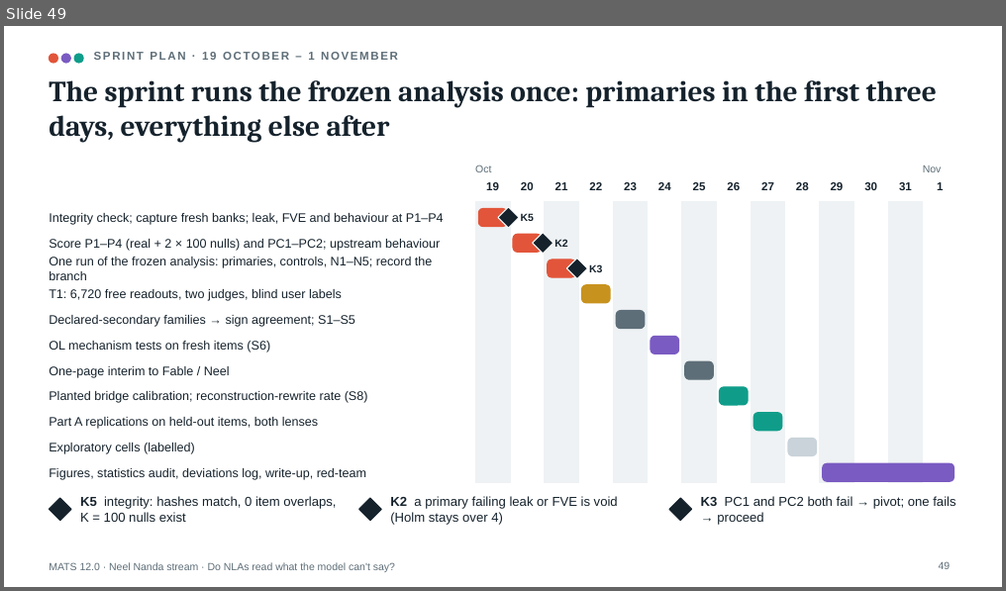
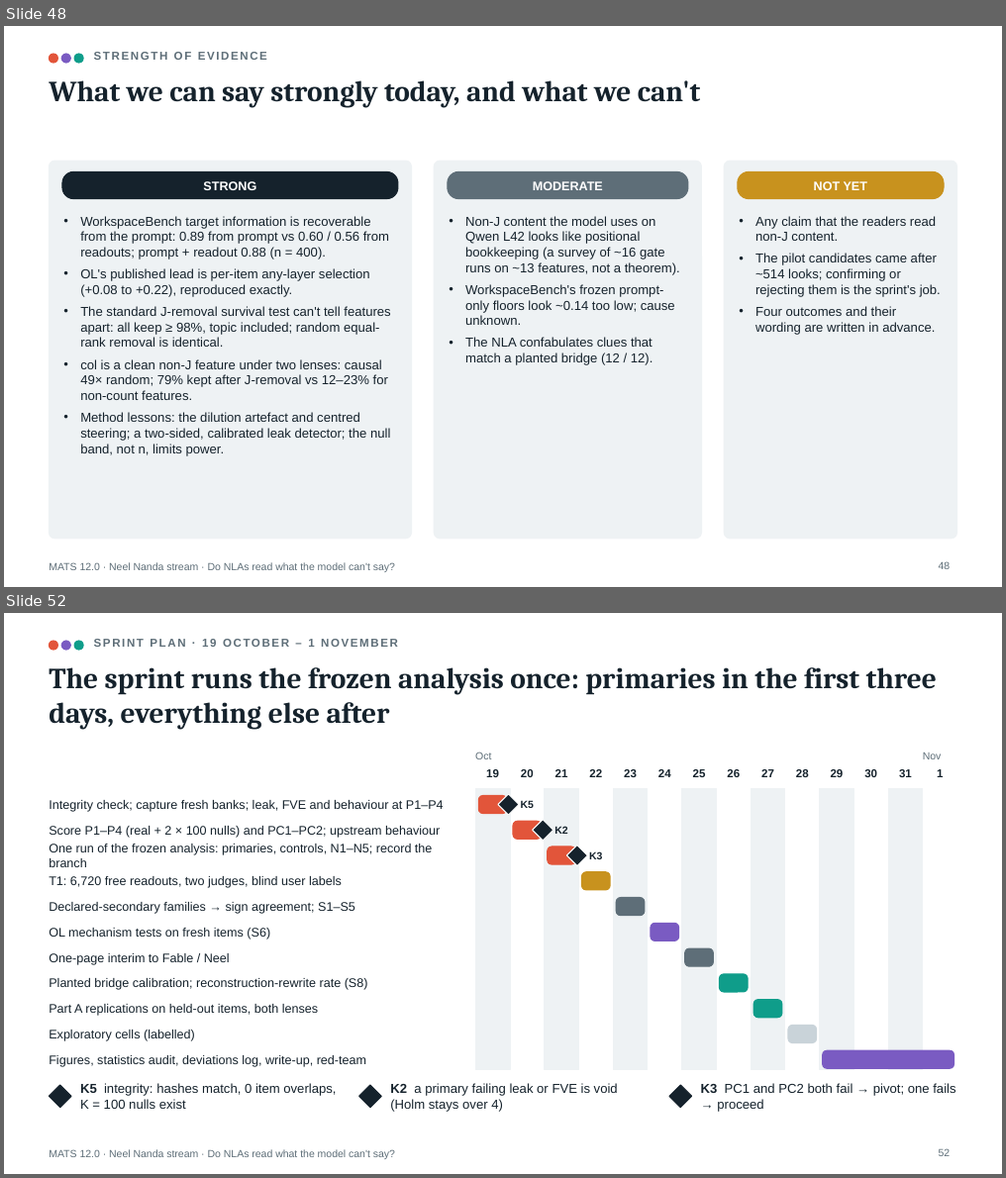
Before and after one commit to Jarus77/mats-nla-workspace, a slide deck: deck/mats_nla_workspace.pptx. Shown one above the other, each under a label of ours: slide 49 before the commit, slides 48 and 52 after it; the slides between them are not shown. The pictures are 1006x591 and 1006x1178 pixels, drawn with LibreOffice and Linux fonts; fonts in the diff are those of the drawing. Boxes give left, top, right and bottom in pixels: in the first picture for what was removed or moved away, otherwise in the second. Text is boxed around its words. In the diff, an @@ line names an element or a change of style, - is before the commit and + after.

Commit message:
feat: deck v5 (60 slides; exp 09 result, why-not-diagnostic slide, claim-tier slide, rev 4.2)

```diff
--- a/deck/mats_nla_workspace.pptx
+++ b/deck/mats_nla_workspace.pptx
@@ slide 48 added at bbox=[4, 26, 1002, 587], background #FFFFFF; not listed: 1 template element that a slide beside it also shows @@
@@ ellipse added at bbox=[49, 54, 57, 63], fill #E2553A, outline #E2553A 1 pt @@
@@ ellipse added at bbox=[61, 54, 70, 63], fill #7A5BC2, outline #7A5BC2 1 pt @@
@@ ellipse added at bbox=[74, 54, 83, 63], fill #0F9D8A, outline #0F9D8A 1 pt @@
@@ text added at bbox=[94, 52, 267, 60], 11 pt, text #5E6E78, bold @@
+STRENGTH OF EVIDENCE
@@ title added at bbox=[49, 80, 701, 107], 28 pt, text #15222C, bold @@
+What we can say strongly today, and what we can't
@@ rounded rectangle added at bbox=[49, 161, 411, 539], fill #EEF2F4, outline #EEF2F4 1 pt @@
@@ rounded rectangle added at bbox=[62, 172, 398, 199], fill #15222C, outline #15222C 1 pt @@
@@ rounded rectangle added at bbox=[434, 161, 702, 539], fill #EEF2F4, outline #EEF2F4 1 pt @@
@@ rounded rectangle added at bbox=[448, 172, 688, 199], fill #5E6E78, outline #5E6E78 1 pt @@
@@ rounded rectangle added at bbox=[724, 161, 957, 539], fill #EEF2F4, outline #EEF2F4 1 pt @@
@@ rounded rectangle added at bbox=[738, 172, 944, 199], fill #C8921E, outline #C8921E 1 pt @@
@@ text added at bbox=[203, 181, 256, 190], 12 pt, text #FFFFFF, bold @@
+STRONG
@@ text added at bbox=[533, 181, 603, 190], 12 pt, text #FFFFFF, bold @@
+MODERATE
@@ text added at bbox=[814, 181, 867, 190], 12 pt, text #FFFFFF, bold @@
+NOT YET
@@ text added at bbox=[80, 216, 390, 457], 12.5 pt, text #15222C @@
+• WorkspaceBench target information is recoverable from the prompt: 0.89 from prompt vs 0.60 / 0.56 from readouts; prompt + readout 0.88 (n = 400).
+• OL's published lead is per-item any-layer selection (+0.08 to +0.22), reproduced exactly.
+• The standard J-removal survival test can't tell features apart: all keep ≥ 98%, topic included; random equal-rank removal is identical.
+• col is a clean non-J feature under two lenses: causal 49× random; 79% kept after J-removal vs 12–23% for non-count features.
+• Method lessons: the dilution artefact and centred steering; a two-sided, calibrated leak detector; the null band, not n, limits power.
@@ text added at bbox=[465, 216, 680, 366], 12.5 pt, text #15222C @@
+• Non-J content the model uses on Qwen L42 looks like positional bookkeeping (a survey of ~16 gate runs on ~13 features, not a theorem).
+• WorkspaceBench's frozen prompt-only floors look ~0.14 too low; cause unknown.
+• The NLA confabulates clues that match a planted bridge (12 / 12).
@@ text added at bbox=[755, 216, 941, 335], 12.5 pt, text #15222C @@
+• Any claim that the readers read non-J content.
+• The pilot candidates came after ~514 looks; confirming or rejecting them is the sprint's job.
+• Four outcomes and their wording are written in advance.
@@ page number added at bbox=[939, 562, 950, 570], 10 pt, text #5E6E78 @@
+48
@@ what was slide 49 is now slide 52 @@
@@ page number at bbox=[939, 1149, 950, 1157]: text changed @@
-49
+52
```
Also in this commit, not shown: 16 slides changed, 2 other slides added, 7 other files.
